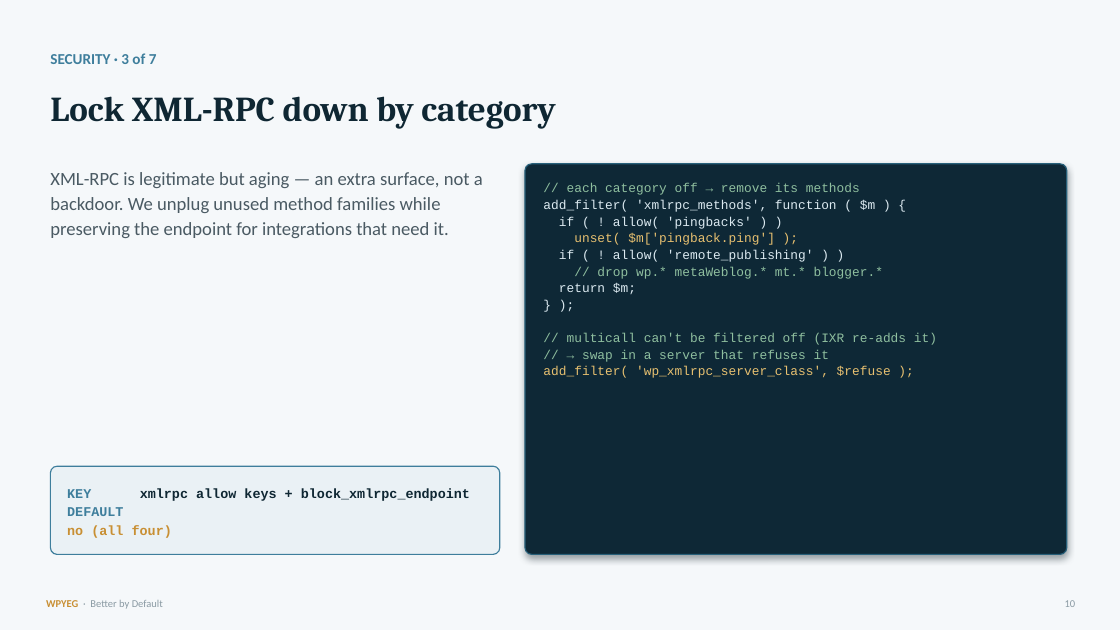
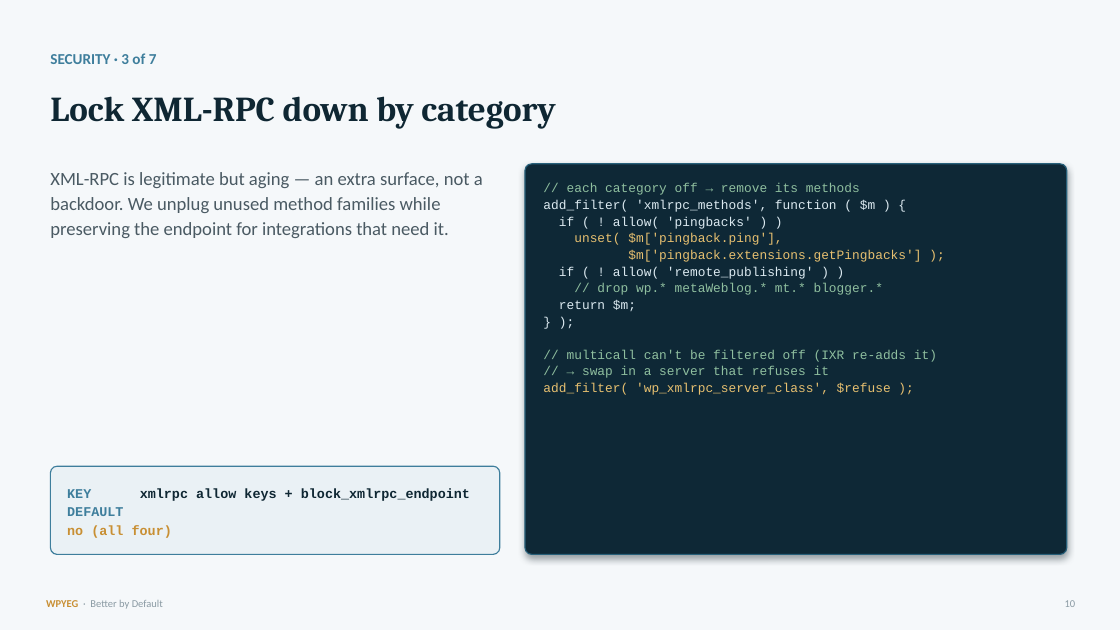
Before and after one commit to WPYEG/Better-by-Default, a slide deck: slide 10 of workshop/Better-by-Default.pptx. Drawn at 1120x630 pixels with LibreOffice and Linux fonts; fonts in the diff are those of the drawing. Boxes give left, top, right and bottom in pixels: in the first picture for what was removed or moved away, otherwise in the second. Text is boxed around its words. In the diff, an @@ line names an element or a change of style, - is before the commit and + after.

```diff
--- a/workshop/Better-by-Default.pptx
+++ b/workshop/Better-by-Default.pptx
@@ text at box(574, 233, 921, 262): text changed @@
-unset( $m['pingback.ping'] );
+unset( $m['pingback.ping'],
+$m['pingback.extensions.getPingbacks'] );
```
Also in this commit, not shown: 4 other files.
